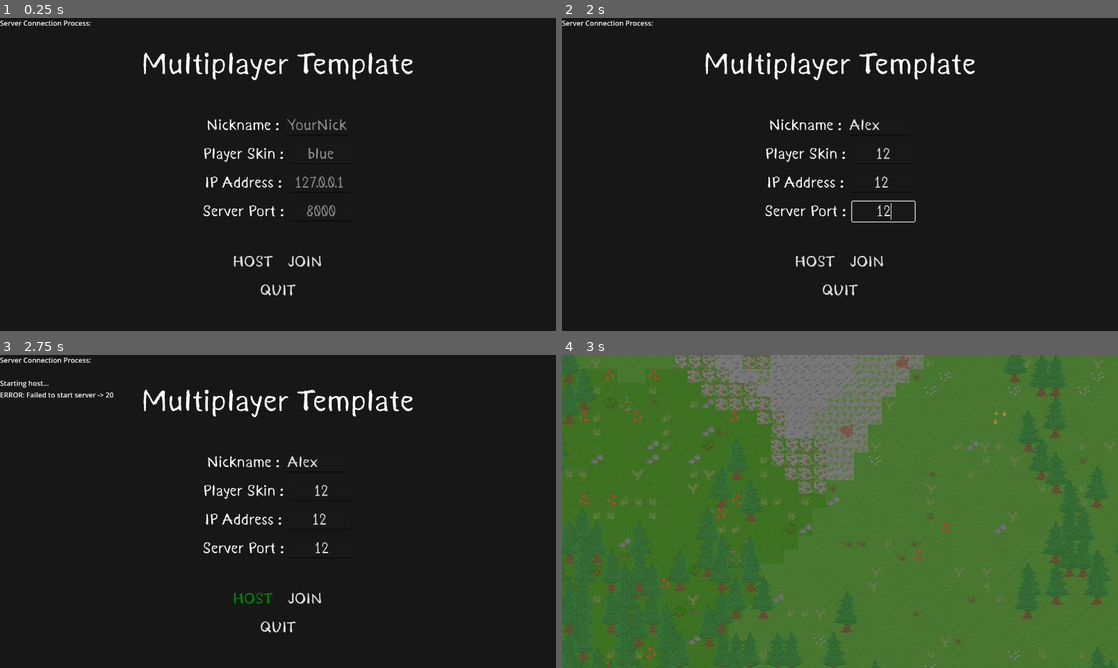
Above: before the commit, frames 1-4 (two rows, left to right).
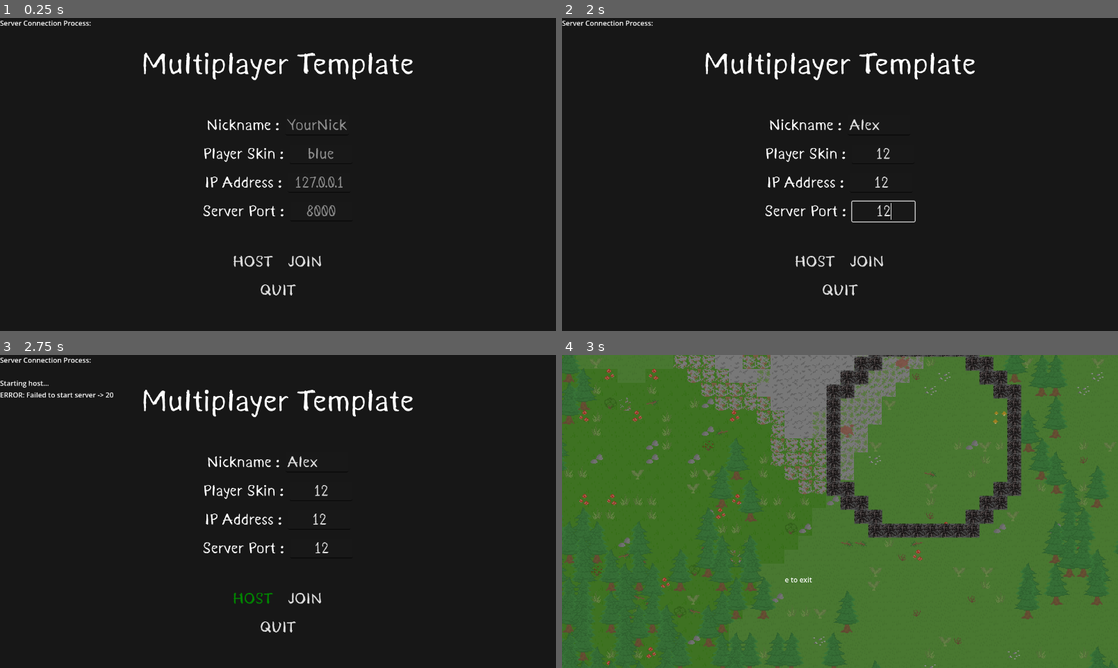
Above: after the commit, the same moments.

Repository: darthchicken4/MultiSurvivor
Game: Godot game, scene res://scenes/level/level.tscn
Two runs of this game, one before a commit and one after it. Both use one fixed random seed, a clock stepped at 60 frames per second and the inputs below.
Inputs (mouse positions are in pixels of both pictures, inside the frame that each line leads up to):
- Up to frame 1 (0.25 s): no input
- Up to frame 2 (2 s): click (878, 124) at 0.52 s; type "Alex" at 0.6 s; click (884, 152) at 0.75 s; type "12" at 0.83 s; click (878, 183) at 0.98 s; type "12" at 1.07 s; click (884, 212) at 1.27 s; type "12" at 1.35 s
- Up to frame 3 (2.75 s): click "HOST" at 2 s
- Up to frame 4 (3 s): click "JOIN" at 2.75 s

Frames 1-3 are identical in both runs. In frame 4, 5.1% of the frame differs, in the area x 40-83%, y 0-73%.

Commit message:
cave curcle

Diff:
--- /dev/null
+++ b/Godot2DSurvivalMultiplayer/scenes/caves/caves_prefab.gd
@@ -0,0 +1,39 @@
+extends Node2D
+
+@onready var label = $Label
+@onready var tile = $TileMapLayer
+@onready var exit_area = $exit_area
+var player: Node2D = null
+@export var cave_pos = Vector2(16,16)
+@export var seed = 1902837
+@export var dist = 7
+@export var degree = 0
+var center  =Vector2(200,200)
+
+func _on_area_2d_body_entered(body: Node2D) -> void:
+	pass # Replace with function body.
+
+
+func _on_area_2d_body_exited(body: Node2D) -> void:
+	pass # Replace with function body.
+
+
+func _ready() -> void:
+	gen_cave()
+
+
+func gen_cave():
+	var ray
+	#20000 area?
+	#ratio  8 to 272  1 34
+
+	for i in range(359):
+		degree = degree + 1
+		ray = Vector2(0,0)
+		ray = Vector2i(Vector2(dist * cos(degree) + cave_pos[0], dist * sin(degree) + cave_pos[1] ))
+		exit_area.global_position = cave_pos * 34
+
+		tile.set_cell(ray,0,Vector2(1,1))
+
+
+	#exit_area.global_position = cave_pos * 34
--- /dev/null
+++ b/Godot2DSurvivalMultiplayer/scenes/caves/caves_prefab.tscn
@@ -0,0 +1,62 @@
+[gd_scene format=4 uid="uid://ba67irfw4myah"]
+
+[ext_resource type="Script" uid="uid://dcgmkvc4f2e3f" path="res://scenes/caves/caves_prefab.gd" id="1_3cndw"]
+[ext_resource type="Texture2D" uid="uid://bg67nbr0tu3p1" path="res://assets/tilesheets/cave_tiles.png" id="2_3cndw"]
+
+[sub_resource type="RectangleShape2D" id="RectangleShape2D_3cndw"]
+size = Vector2(32, 32)
+
+[sub_resource type="TileSetAtlasSource" id="TileSetAtlasSource_eb07j"]
+texture = ExtResource("2_3cndw")
+0:0/0 = 0
+0:0/0/physics_layer_0/polygon_0/points = PackedVector2Array(-8, 8, 8, 8, 8, -8, -8, -8)
+1:0/0 = 0
+1:0/0/physics_layer_0/polygon_0/points = PackedVector2Array(-8, 8, 8, 8, 8, -8, -8, -8)
+0:1/0 = 0
+0:1/0/physics_layer_0/polygon_0/points = PackedVector2Array(-8, 8, 8, 8, 8, -8, -8, -8)
+1:1/0 = 0
+1:1/0/physics_layer_0/polygon_0/points = PackedVector2Array(-8, 8, 8, 8, 8, -8, -8, -8)
+
+[sub_resource type="TileSet" id="TileSet_eixg2"]
+physics_layer_0/collision_layer = 1
+sources/0 = SubResource("TileSetAtlasSource_eb07j")
+
+[sub_resource type="RectangleShape2D" id="RectangleShape2D_eb07j"]
+size = Vector2(31, 30)
+
+[node name="Node2D" type="Node2D" unique_id=1913555255]
+script = ExtResource("1_3cndw")
+
+[node name="enter_area" type="Area2D" parent="." unique_id=561163069]
+position = Vector2(-15.85, 16.065)
+
+[node name="CollisionShape2D" type="CollisionShape2D" parent="enter_area" unique_id=550477390]
+shape = SubResource("RectangleShape2D_3cndw")
+
+[node name="TileMapLayer" type="TileMapLayer" parent="." unique_id=2061073321]
+scale = Vector2(2, 2)
+tile_map_data = PackedByteArray("AAD//wEAAAAAAAEAAAD/////AAAAAAEAAAAAAAAAAAAAAAEAAAAAAAEAAAABAAAAAAAAAP//AAABAAAAAAABAAAAAAAAAAEAAAA=")
+tile_set = SubResource("TileSet_eixg2")
+
+[node name="exit_area" type="Area2D" parent="." unique_id=1703729617]
+position = Vector2(27.13, 130.02)
+
+[node name="CollisionShape2D" type="CollisionShape2D" parent="exit_area" unique_id=1413565291]
+shape = SubResource("RectangleShape2D_eb07j")
+
+[node name="exit label" type="Label" parent="exit_area" unique_id=2001100421]
+offset_left = -31.0
+offset_top = -39.0
+offset_right = 36.0
+offset_bottom = -16.0
+text = "e to exit "
+
+[node name="enter label" type="Label" parent="." unique_id=362515190]
+offset_left = -38.0
+offset_top = -34.0
+offset_right = 38.0
+offset_bottom = -11.0
+text = "e to enter"
+
+[connection signal="body_entered" from="enter_area" to="." method="_on_area_2d_body_entered"]
+[connection signal="body_exited" from="enter_area" to="." method="_on_area_2d_body_exited"]
--- a/Godot2DSurvivalMultiplayer/scenes/level/level.tscn
+++ b/Godot2DSurvivalMultiplayer/scenes/level/level.tscn
@@ -25,6 +25,7 @@
 [ext_resource type="Script" uid="uid://tvpl3s2sblof" path="res://scripts/selection_map_layer.gd" id="22_cqqhe"]
 [ext_resource type="Texture2D" uid="uid://k2uh0vpuuk0b" path="res://assets/tilesheets/border_tiles.png" id="24_cqqhe"]
 [ext_resource type="Script" uid="uid://djf35jdmoaxud" path="res://scenes/level/border_gen.gd" id="24_yoh1m"]
+[ext_resource type="PackedScene" uid="uid://ba67irfw4myah" path="res://scenes/caves/caves_prefab.tscn" id="25_yoh1m"]
 
 [sub_resource type="TileSetAtlasSource" id="TileSetAtlasSource_wcngd"]
 texture = ExtResource("3_wcngd")
@@ -126,6 +127,9 @@
 tile_set = SubResource("TileSet_fhw5o")
 script = ExtResource("24_yoh1m")
 
+[node name="Node2D" parent="Map" unique_id=1913555255 instance=ExtResource("25_yoh1m")]
+position = Vector2(321, -316)
+
 [node name="CanvasLayer" type="CanvasLayer" parent="." unique_id=23129141]
 
 [node name="MainMenuUI" parent="CanvasLayer" unique_id=1347530881 instance=ExtResource("6_x9g3h")]
Binary file added: Godot2DSurvivalMultiplayer/assets/tilesheets/cave_tiles.png
Not shown, added: Godot2DSurvivalMultiplayer/assets/tilesheets/cave_tiles.png.import
Not shown, added: Godot2DSurvivalMultiplayer/scenes/caves/caves_prefab.gd.uid
Not shown, added: Godot2DSurvivalMultiplayer/scenes/caves/caves_prefab.tscn2958541796.tmp
